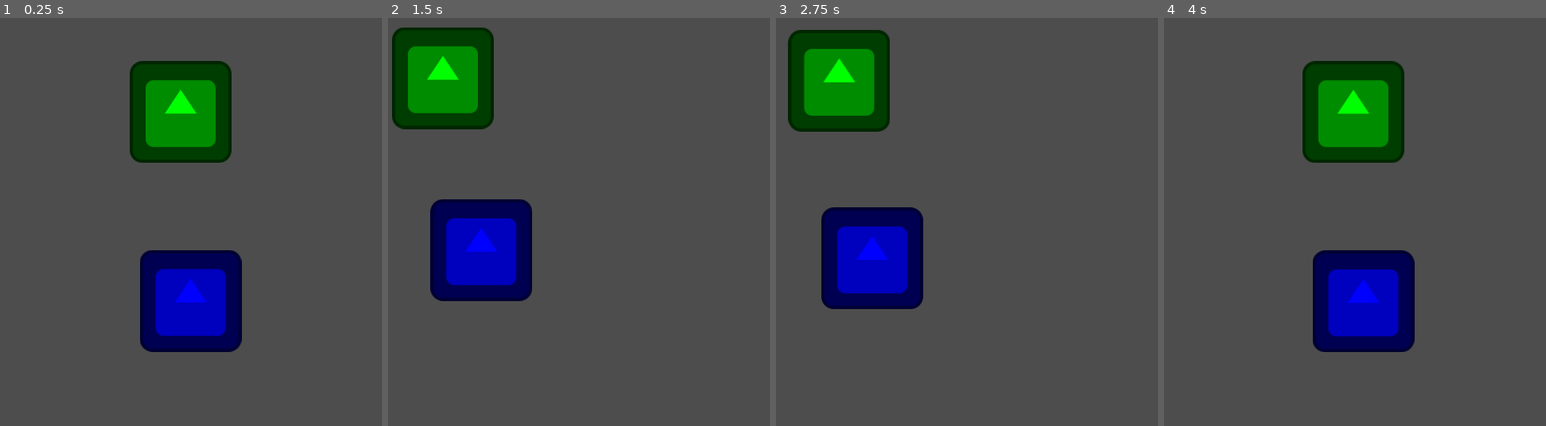
Above: before the commit, frames 1-4 (left to right).
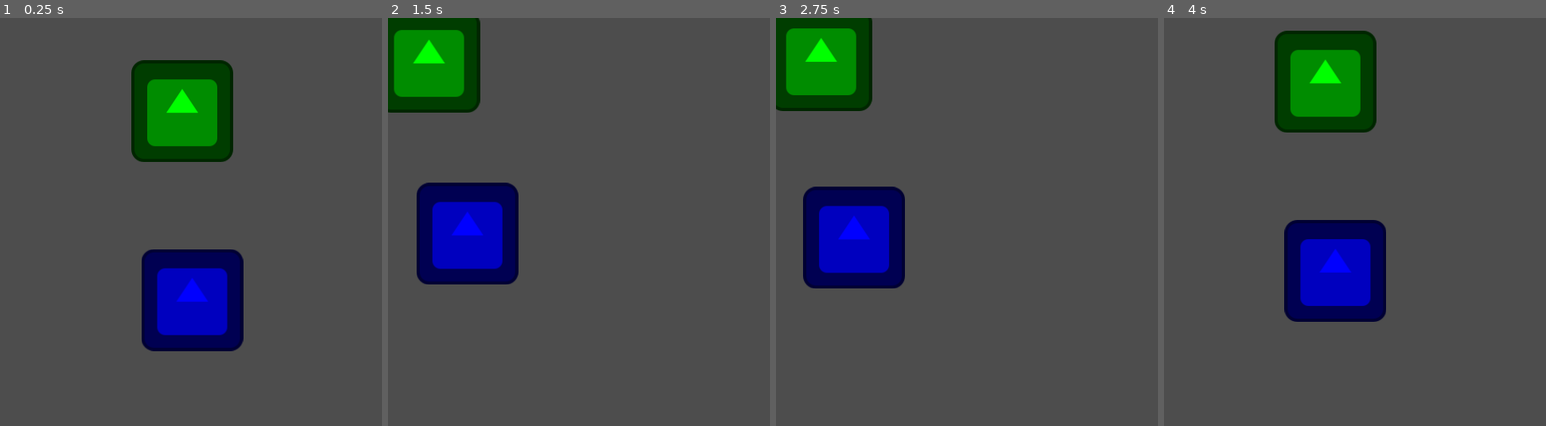
Above: after the commit, the same moments.

Repository: gturri/godot-test
Game: Godot game, scene res://test1/test1MainNode.tscn
Two runs of this game, one before a commit and one after it. Both use one fixed random seed, a clock stepped at 60 frames per second and the inputs below. The project has no main scene, so this scene is started directly. The engine's default icon, where the game draws it, is replaced by a stand-in: a white triangle on a blue panel in a dark square.
Inputs:
- Up to frame 1 (0.25 s): no input
- Up to frame 2 (1.5 s): hold Right (ui_right) 0.53-1.28 s; hold Left (ui_left) from 1.28 s (still down)
- Up to frame 3 (2.75 s): release Left (ui_left) at 2.03 s; hold Right (ui_right) from 2.03 s (still down)
- Up to frame 4 (4 s): release Right (ui_right) at 3.53 s; hold Left (ui_left) from 3.53 s (still down)

The runs differ from the first frame. In frame 1, 1.4% of the frame differs, in the area x 33-64%, y 10-82%; in frame 2, 12%; in frame 3, 14%; in frame 4, 18%, in the area x 28-66%, y 3-82%.

Commit message:
Add a camera to be able to scroll

Diff:
--- a/test1/test1MainNode.gd
+++ b/test1/test1MainNode.gd
@@ -6,6 +6,7 @@
 
 var character1
 var character2
+var cameraSpeed = 50
 
 # Called when the node enters the scene tree for the first time.
 func _ready():
@@ -26,6 +27,19 @@
 	processCharacter(character1, delta)
 	processCharacter(character2, delta)
 
+	var direction = Vector2.ZERO
+	if Input.is_action_pressed("ui_left"):
+		direction.x -= 1
+	if Input.is_action_pressed("ui_right"):
+		direction.x += 1
+	if Input.is_action_pressed("ui_left"):
+		direction.y -= 1
+	if Input.is_action_pressed("ui_right"):
+		direction.y += 1
+	direction = direction.normalized() * delta * cameraSpeed
+
+	$Camera2D.position += direction
+
 func processCharacter(character, delta):
 	character.ratio += character.speed * delta
 	$Path2D/PathFollow2D.progress_ratio = character.ratio
--- a/test1/test1MainNode.tscn
+++ b/test1/test1MainNode.tscn
@@ -19,3 +19,6 @@
 [node name="PathFollow2D" type="PathFollow2D" parent="Path2D"]
 position = Vector2(269, 353)
 rotation = 1.77013
+
+[node name="Camera2D" type="Camera2D" parent="."]
+position = Vector2(238, 361)
